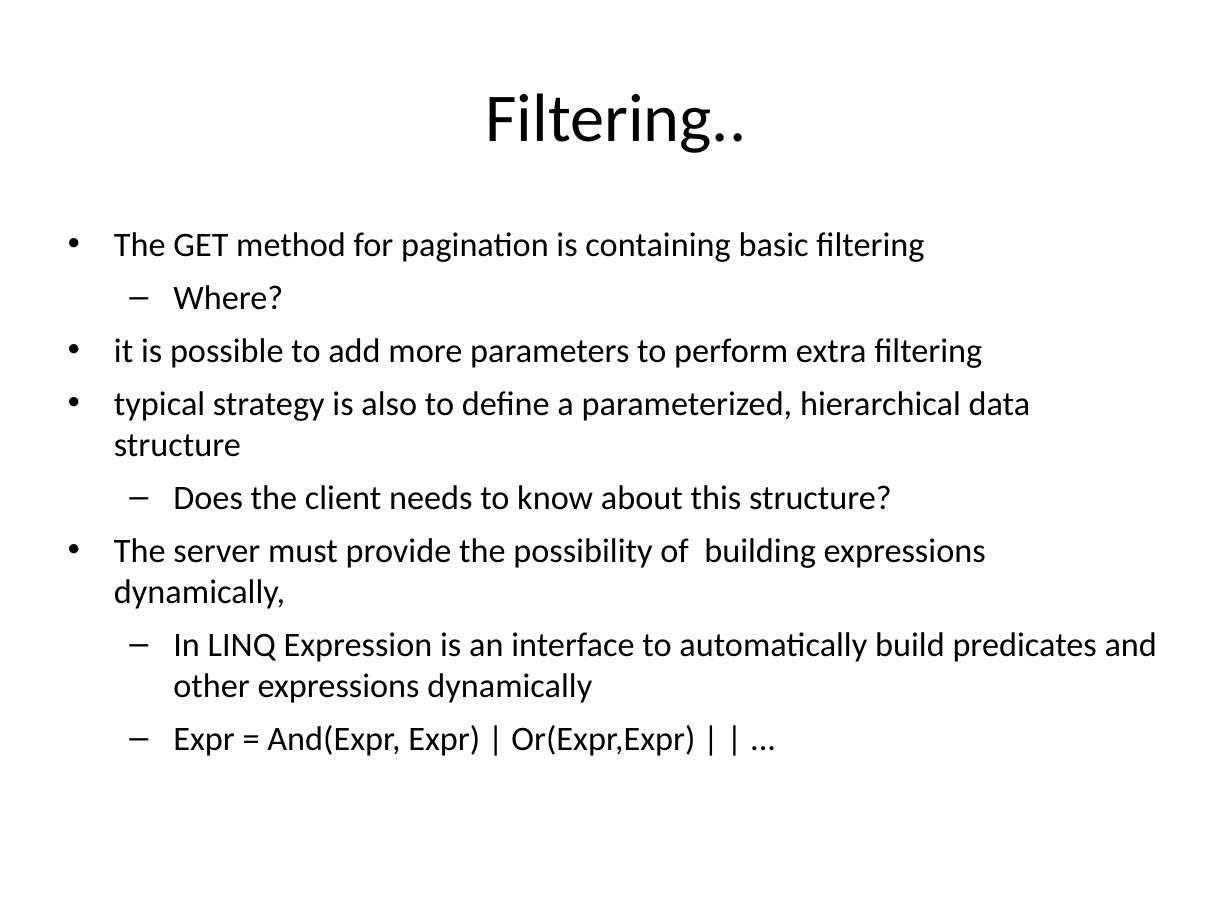
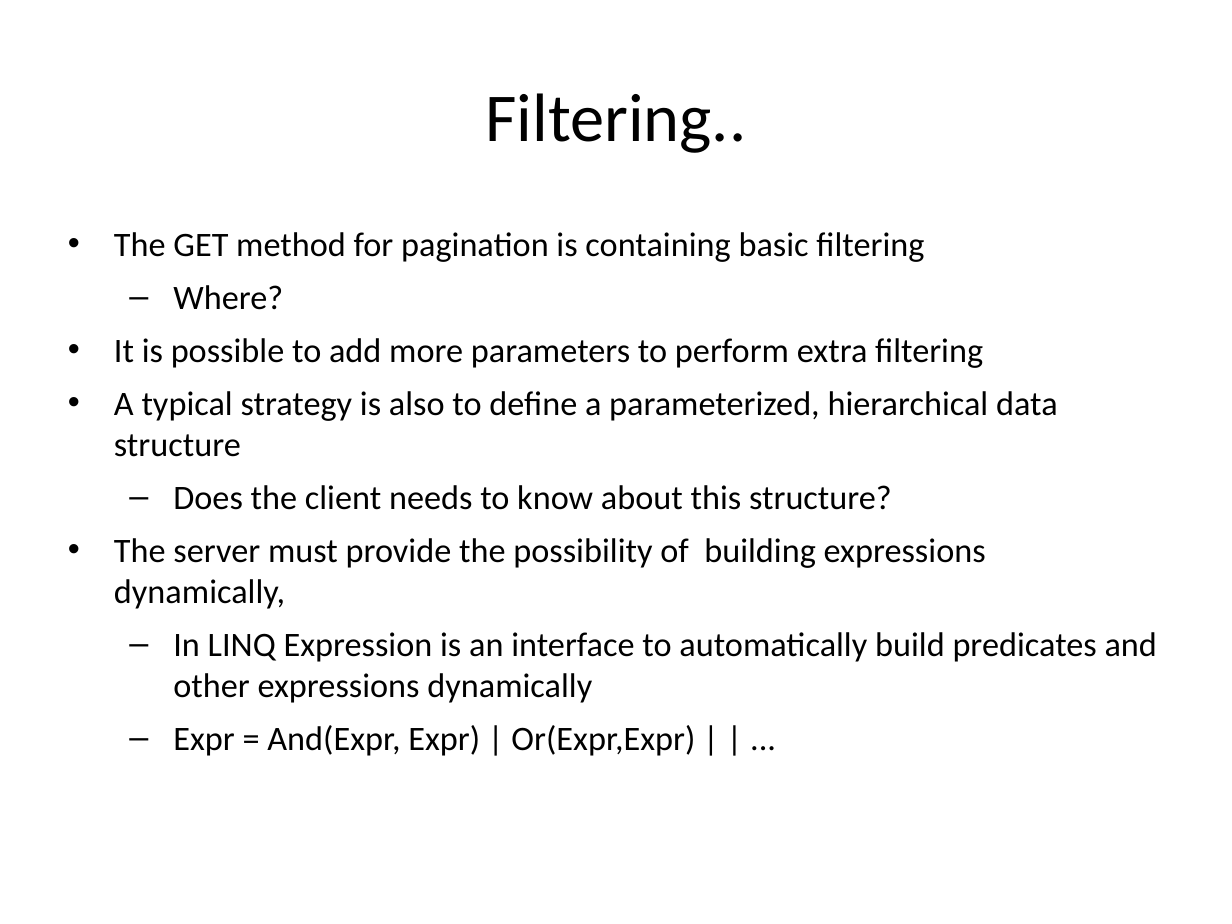
Before and after one commit to hogeschool/Development-5, a slide deck: slide 34 of Lectures/Lecture3/lesson3.pptx. Drawn at 1232x924 pixels with LibreOffice and Linux fonts; fonts in the diff are those of the drawing. Boxes give left, top, right and bottom in pixels: in the first picture for what was removed or moved away, otherwise in the second. Text is boxed around its words. In the diff, an @@ line names an element or a change of style, - is before the commit and + after.

Commit message:
added filtering

```diff
--- a/Lectures/Lecture3/lesson3.pptx
+++ b/Lectures/Lecture3/lesson3.pptx
@@ text at [114, 338, 1058, 457]: text changed @@
-• it is possible to add more parameters to perform extra filtering
-• typical strategy is also to define a parameterized, hierarchical data structure
+• It is possible to add more parameters to perform extra filtering
+• A typical strategy is also to define a parameterized, hierarchical data structure
```
Also in this commit, not shown: 8 other slides changed, 4 slides added, 1 other file.
